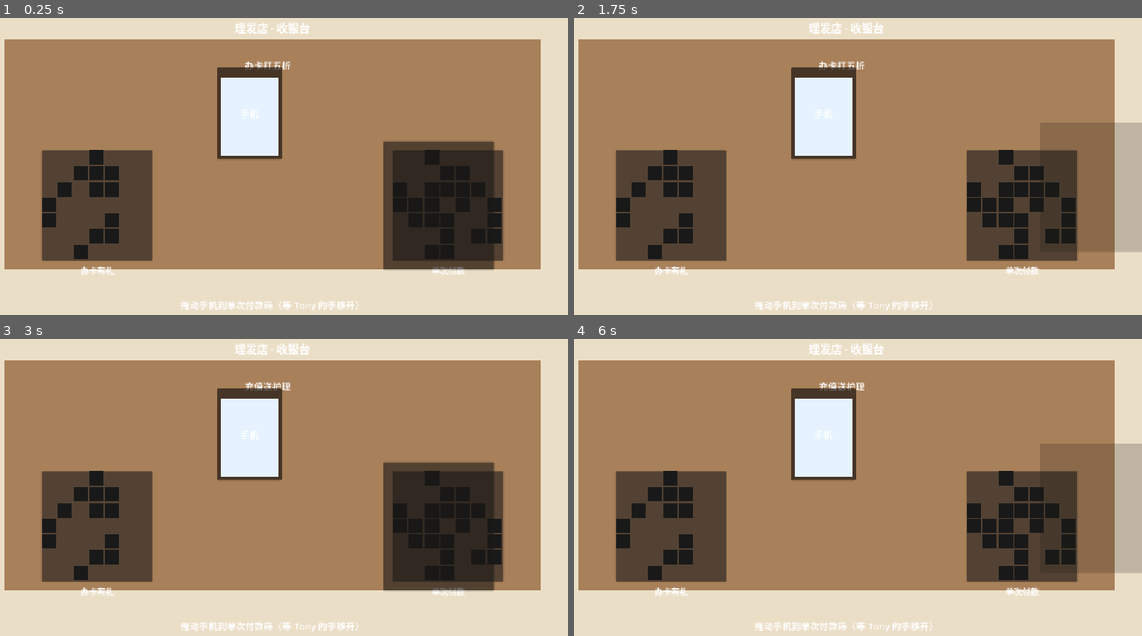
Above: before the commit, frames 1-4 (two rows, left to right).
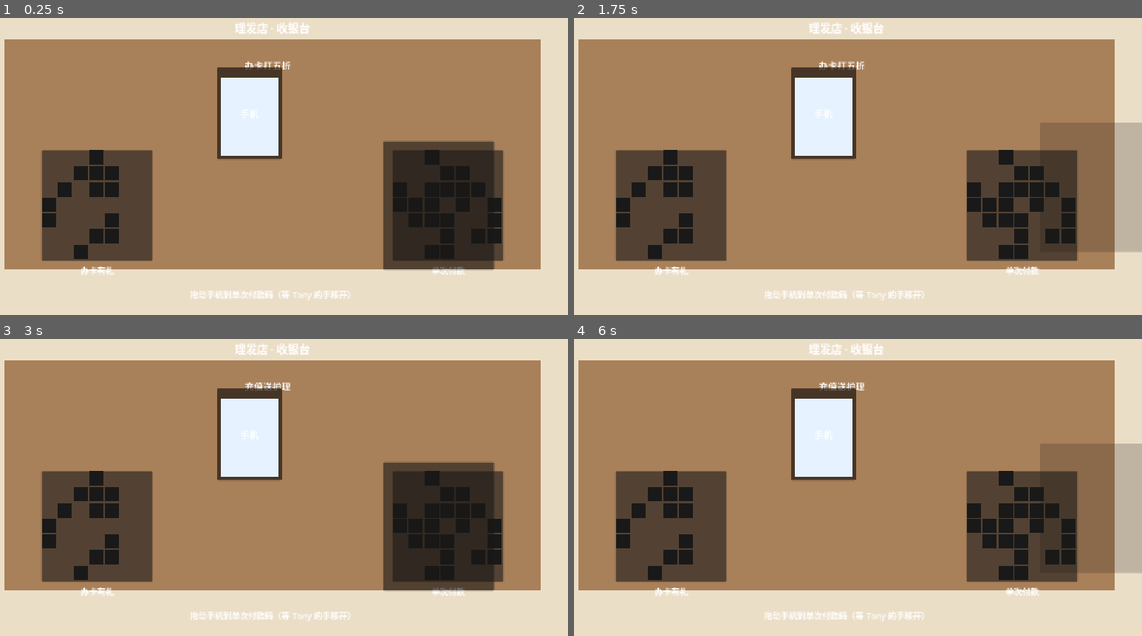
Above: after the commit, the same moments.

Repository: t5057517/zhongguoshi-shengcun-shouze
Game: Godot game, scene res://scenes/Main.tscn
Same seed, same stepped clock (60 frames per second), same inputs: the game is played once before the commit and once after it.
Inputs (mouse positions are in pixels of both pictures, inside the frame that each line leads up to):
- Up to frame 1 (0.25 s): no input
- Up to frame 2 (1.75 s): tap Enter at 0.5 s; move the mouse to (977, 160) at 0.52 s; click (977, 160) at 0.67 s; tap Space at 1.25 s; drag from (727, 193) to (818, 243) at 1.27 s
- Up to frame 3 (3 s): move the mouse to (329, 425) at 2.02 s; click (329, 425) at 2.17 s; tap Enter at 2.75 s; drag from (244, 564) to (96, 448) at 2.77 s
- Up to frame 4 (6 s): tap Space at 3.5, 5 s; move the mouse to (1022, 549) at 3.52 s; click (1022, 549) at 3.67 s; tap Enter at 4.25 s; drag from (670, 448) to (755, 416) at 4.27 s; move the mouse to (875, 499) at 5.02 s; click (875, 499) at 5.17 s; drag from (755, 416) to (727, 514) at 5.77 s

The runs differ from the first frame. In frame 1, 0.7% of the frame differs, in the area x 31-63%, y 91-99%; in frame 2, 0.7%; in frame 3, 0.7%; in frame 4, 0.7%.

Commit message:
修复第一关：套餐列表滚动演出、文字自动换行防溢出、过关黑屏转场

Diff:
--- a/GodotPC/scenes/Level1.tscn
+++ b/GodotPC/scenes/Level1.tscn
@@ -123,19 +123,22 @@
 
 [node name="Hint" type="Label" parent="."]
 layout_mode = 0
-offset_left = 400.0
-offset_top = 620.0
-offset_right = 880.0
-offset_bottom = 660.0
-theme_override_font_sizes/font_size = 20
+offset_left = 240.0
+offset_top = 600.0
+offset_right = 1040.0
+offset_bottom = 640.0
+theme_override_font_sizes/font_size = 18
 text = "拖动手机到单次付款码（等 Tony 的手移开）"
 horizontal_alignment = 1
+autowrap_mode = 2
 
 [node name="ResultLabel" type="Label" parent="."]
 layout_mode = 0
-offset_left = 400.0
-offset_top = 660.0
-offset_right = 880.0
+offset_left = 320.0
+offset_top = 640.0
+offset_right = 960.0
 offset_bottom = 716.0
-theme_override_font_sizes/font_size = 28
+theme_override_font_sizes/font_size = 22
 horizontal_alignment = 1
+vertical_alignment = 1
+autowrap_mode = 2
--- a/GodotPC/scripts/level1.gd
+++ b/GodotPC/scripts/level1.gd
@@ -28,6 +28,14 @@
 var tony_words := ["办卡打五折", "充值送护理"]
 var tony_index := 0
 var tony_timer := 0.0
+
+# 套餐滚动演出用
+var menu_items := ["剪发 ¥38", "洗剪吹 ¥68", "烫染会员卡 ¥1280", "至尊黑金卡 ¥6888"]
+var menu_index := 0
+var menu_playing := false
+var menu_rolling := false
+var menu_timer := 0.0
+const MENU_STEP := 0.4
 
 func _ready() -> void:
 	phone_start_pos = phone.position
@@ -89,6 +97,21 @@
 		tony_index = (tony_index + 1) % tony_words.size()
 		tony_bubble.text = tony_words[tony_index]
 
+	# 套餐滚动演出（card 结果时逐条滚动）
+	if menu_playing and not menu_rolling:
+		menu_timer += delta
+		if menu_timer >= MENU_STEP:
+			menu_timer = 0.0
+			menu_index += 1
+			if menu_index >= menu_items.size():
+				menu_playing = false
+				menu_rolling = true
+				var wait := create_tween()
+				wait.tween_interval(0.8)
+				wait.tween_callback(_finish_menu)
+			else:
+				_show_menu_item(menu_index)
+
 func _input(event: InputEvent) -> void:
 	if result != Result.NONE:
 		return
@@ -118,21 +141,35 @@
 	var in_single := single_qr.get_global_rect().has_point(scan_point)
 
 	if not blocking and in_single:
-		_finish(Result.SINGLE)
+		_finish_single()
 	elif in_card or (blocking and in_single):
-		_finish(Result.CARD)
+		_start_menu_show()
 	else:
 		var tween := create_tween()
 		tween.tween_property(phone, "position", phone_start_pos, 0.3)
 
-func _finish(r: int) -> void:
-	result = r
+func _finish_single() -> void:
+	result = Result.SINGLE
 	hand.modulate.a = 0.0
-	if r == Result.SINGLE:
-		result_label.text = "支付成功 ¥38"
-		result_label.add_theme_color_override("font_color", Color(0.15, 0.6, 0.3))
-		level_finished.emit("single")
-	else:
-		result_label.text = "套餐列表\n烫染会员卡 ¥1280\n至尊黑金卡 ¥6888"
-		result_label.add_theme_color_override("font_color", Color(0.75, 0.2, 0.15))
-		level_finished.emit("card")
+	result_label.text = "支付成功 ¥38"
+	result_label.add_theme_color_override("font_color", Color(0.15, 0.6, 0.3))
+	level_finished.emit("single")
+
+func _start_menu_show() -> void:
+	result = Result.CARD
+	hand.modulate.a = 0.0
+	result_label.text = "套餐列表："
+	result_label.add_theme_color_override("font_color", Color(0.75, 0.2, 0.15))
+	menu_index = 0
+	menu_playing = true
+	menu_rolling = false
+	menu_timer = 0.0
+	_show_menu_item(0)
+
+func _show_menu_item(i: int) -> void:
+	result_label.text = "套餐列表\n" + menu_items[i]
+
+func _finish_menu() -> void:
+	# 滚动到最后一条后停留一下，再真正结束关卡
+	result_label.text = "套餐列表\n至尊黑金卡 ¥6888"
+	level_finished.emit("card")
--- a/GodotPC/scripts/main.gd
+++ b/GodotPC/scripts/main.gd
@@ -24,6 +24,13 @@
 	current_level.level_finished.connect(_on_level_finished)
 
 func _on_level_finished(result_id: String) -> void:
-	# 结果演出后进入下一关（暂只有一关，先打印）
+	# 结果演出后，黑屏 0.5s 转场，再重新加载本关（后续关卡逐个接入）
 	print("关卡结束，结果：", result_id)
-	# 预留：黑屏转场 → 下一关
+	var fade := ColorRect.new()
+	fade.color = Color(0, 0, 0, 1)
+	fade.set_anchors_preset(Control.PRESET_FULL_RECT)
+	fade.mouse_filter = Control.MOUSE_FILTER_IGNORE
+	add_child(fade)
+	await get_tree().create_timer(0.5).timeout
+	_load_level(0)
+	fade.queue_free()
